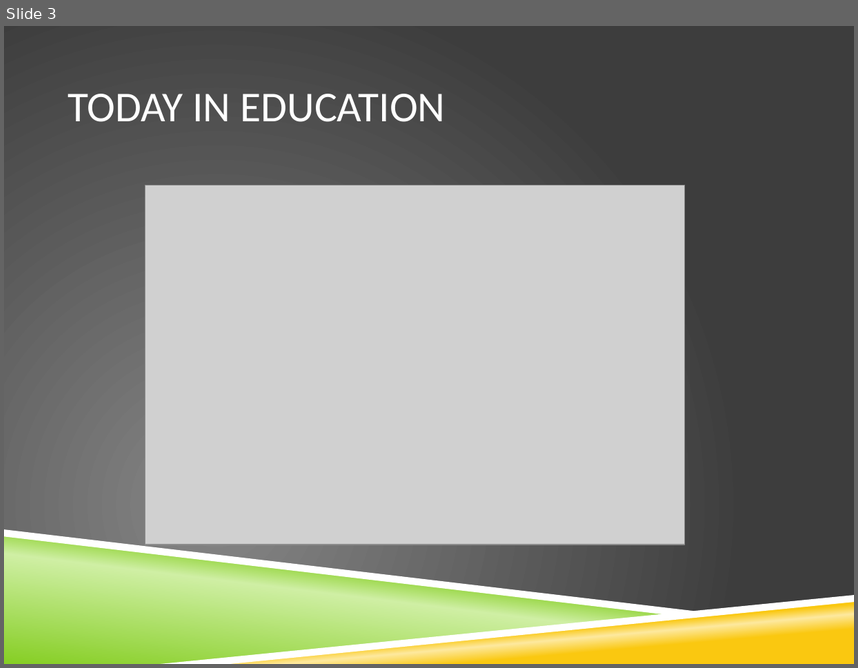
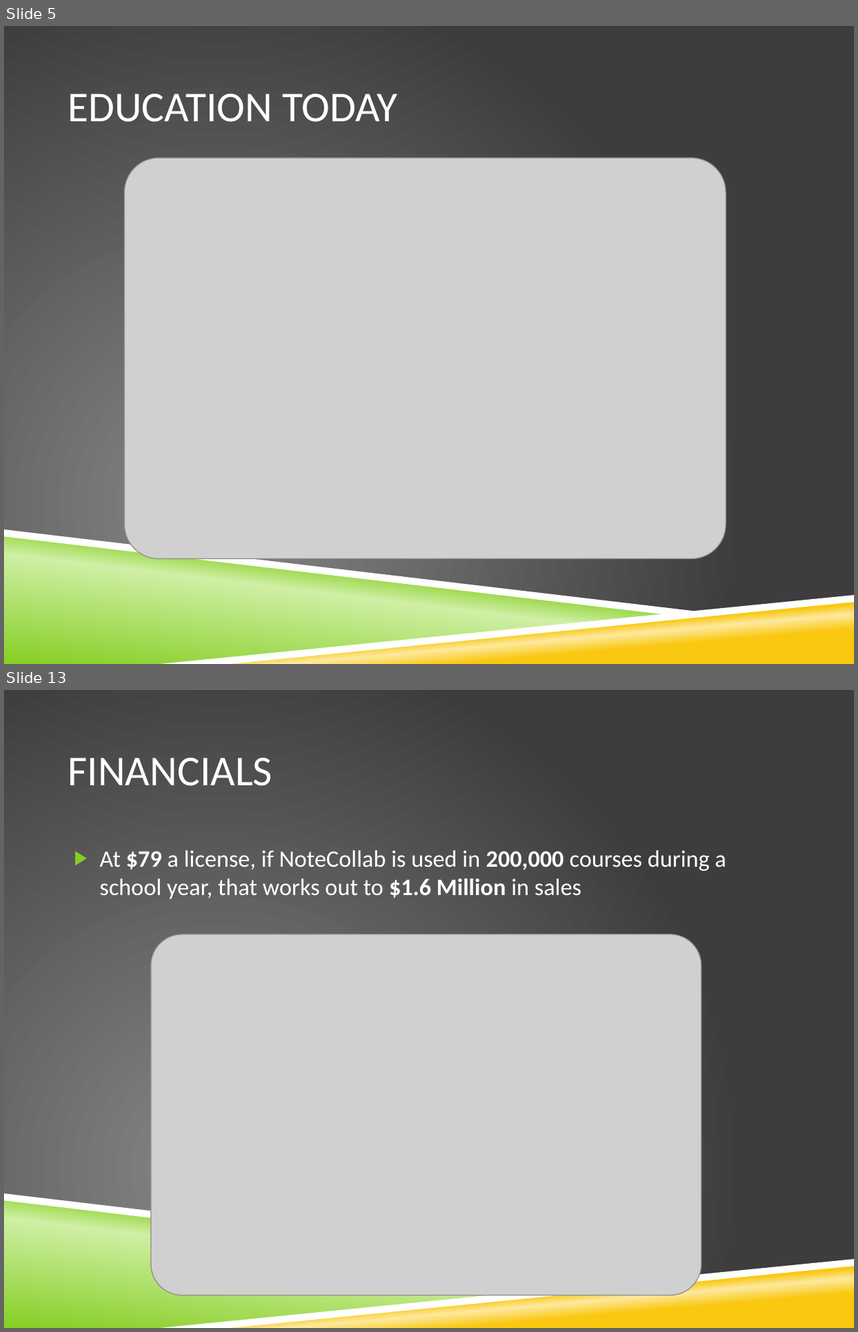
Before and after one commit to aplassard/NoteCollab, a slide deck: diagrams/Presentation1.pptx. Shown one above the other, each under a label of ours: slide 3 before the commit, slides 5 and 13 after it; the slides between them are not shown. The pictures are 858x668 and 858x1332 pixels, drawn with LibreOffice and Linux fonts; fonts in the diff are those of the drawing; grey boxes stand for pictures; background and template pictures are left out. Boxes give left, top, right and bottom in pixels: in the first picture for what was removed or moved away, otherwise in the second. Text is boxed around its words. In the diff, an @@ line names an element or a change of style, - is before the commit and + after.

```diff
--- a/diagrams/Presentation1.pptx
+++ b/diagrams/Presentation1.pptx
@@ slide 13 added at <box>4,690,854,1328</box>, background picture (left out); not listed: 4 template elements that a slide beside it also shows @@
@@ title added at <box>67,758,272,786</box>, 36 pt, text #FFFFFF @@
+FINANCIALS
@@ text added at <box>100,850,726,899</box>, 20 pt, text #FFFFFF @@
+▶ At $79 a license, if NoteCollab is used in 200,000 courses during a school year, that works out to $1.6 Million in sales
@@ picture added at <box>151,934,702,1294</box> @@
@@ what was slide 3 is now slide 5 @@
@@ slide 5 changed as well @@
@@ title at <box>67,94,397,122</box>: text changed @@
-TODAY IN EDUCATION
+EDUCATION TODAY
@@ picture: place and size @@
-picture at <box>145,185,685,545</box>
+picture at <box>125,158,726,558</box>
```
Also in this commit, not shown: 2 other slides changed, 12 other slides added, 5 slides removed, 17 other files.
